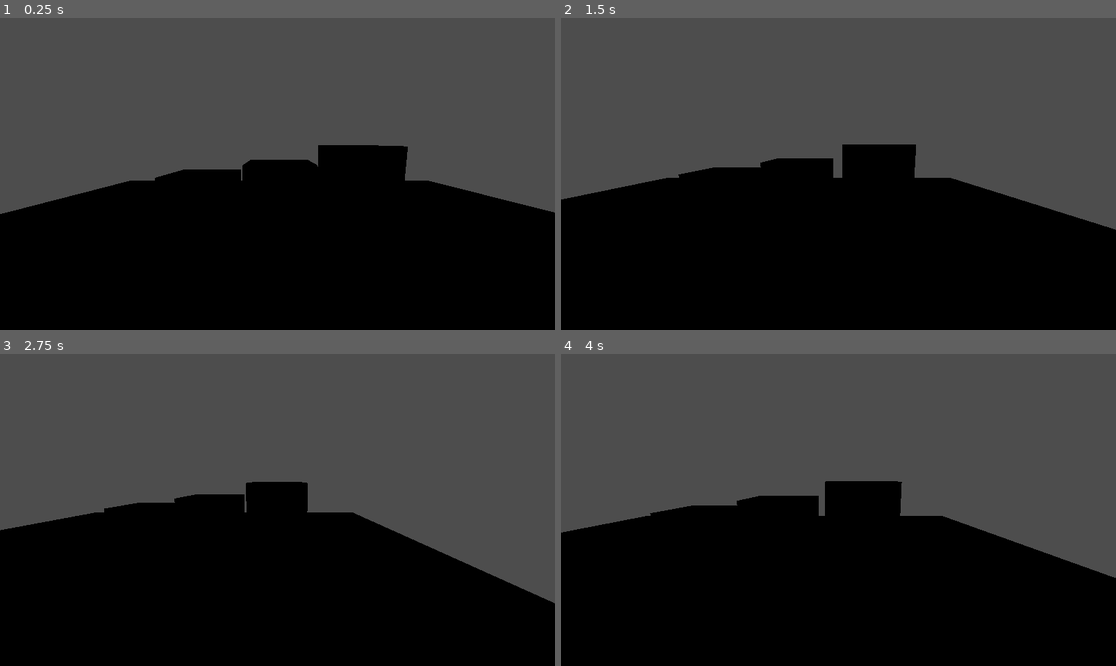
Above: before the commit, frames 1-4 (two rows, left to right).
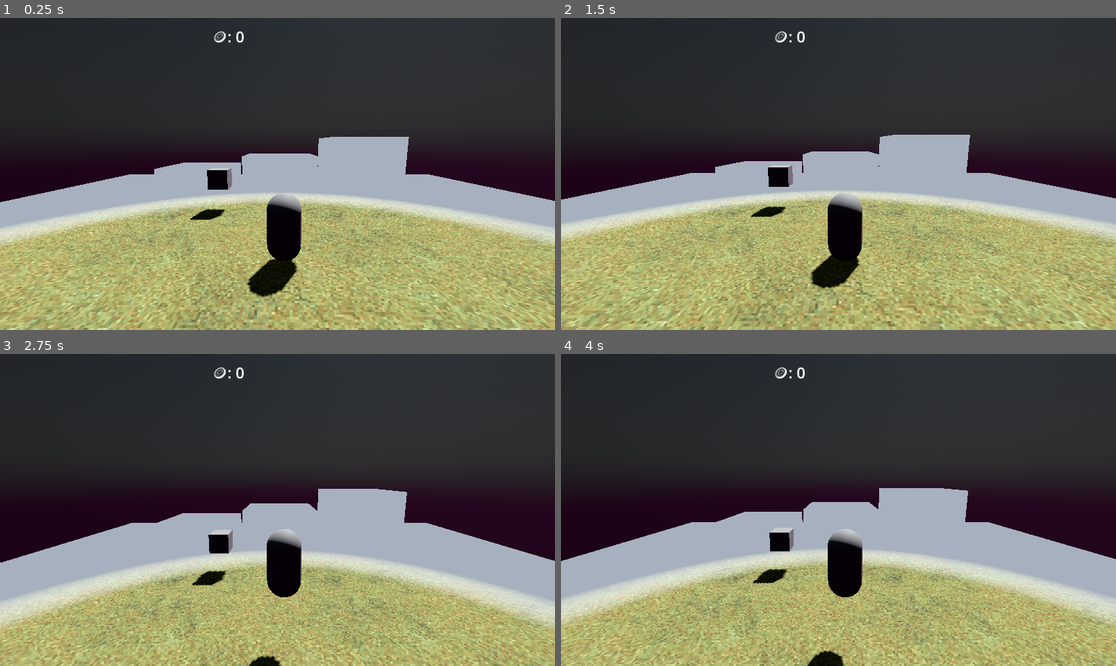
Above: after the commit, the same moments.

Repository: P3-J/jamjamjam
Game: Godot game, scene res://src/scenes/world.tscn
Same seed, same stepped clock (60 frames per second), same inputs: the game is played once before the commit and once after it.
Inputs (mouse positions are in pixels of both pictures, inside the frame that each line leads up to):
- Up to frame 1 (0.25 s): no input
- Up to frame 2 (1.5 s): tap Enter (ui_accept) at 0.5, 0.6 s; move the mouse to (960, 158) at 0.52 s; hold Right (ui_right) 0.53-1.28 s; click (960, 158) at 0.67 s; tap Space (jump, bound only after the commit) at 0.77, 0.8, 1.07, 1.35 s; move the mouse to (727, 189) at 1.27 s; hold Down (ui_down) from 1.28 s (still down)
- Up to frame 3 (2.75 s): tap Space (jump, bound only after the commit) at 1.52, 1.82, 2.3 s; tap Enter (ui_accept) at 1.55, 2.1 s; move the mouse to (333, 441) at 2.02 s; release Down (ui_down) at 2.03 s; hold Right (ui_right) from 2.03 s (still down)
- Up to frame 4 (4 s): move the mouse to (810, 572) at 2.77 s; release Right (ui_right) at 2.78 s; hold Up (ui_up) 2.78-3.53 s; tap Enter (ui_accept) at 2.85 s; click (810, 572) at 2.92 s; tap Space (jump, bound only after the commit) at 3.02, 3.32, 3.6, 3.77 s; move the mouse to (1005, 556) at 3.52 s; hold Left (ui_left) from 3.53 s (still down)

The runs differ from the first frame. In frame 1, 98% of the frame differs, in the area x 0-100%, y 0-100%; in frame 2, 98%; in frame 3, 99%; in frame 4, 98%.

Commit message:
signals, controller,

Diff:
--- a/project.godot
+++ b/project.godot
@@ -15,6 +15,10 @@
 config/features=PackedStringArray("4.3", "Forward Plus")
 config/icon="res://icon.svg"
 
+[autoload]
+
+Signalbus="*res://src/scripts/signalbus.gd"
+
 [editor_plugins]
 
 enabled=PackedStringArray("res://addons/qodot/plugin.cfg")
@@ -22,3 +26,31 @@
 [filesystem]
 
 import/blender/enabled=false
+
+[input]
+
+up={
+"deadzone": 0.5,
+"events": [Object(InputEventKey,"resource_local_to_scene":false,"resource_name":"","device":-1,"window_id":0,"alt_pressed":false,"shift_pressed":false,"ctrl_pressed":false,"meta_pressed":false,"pressed":false,"keycode":0,"physical_keycode":87,"key_label":0,"unicode":119,"location":0,"echo":false,"script":null)
+]
+}
+down={
+"deadzone": 0.5,
+"events": [Object(InputEventKey,"resource_local_to_scene":false,"resource_name":"","device":-1,"window_id":0,"alt_pressed":false,"shift_pressed":false,"ctrl_pressed":false,"meta_pressed":false,"pressed":false,"keycode":0,"physical_keycode":83,"key_label":0,"unicode":115,"location":0,"echo":false,"script":null)
+]
+}
+left={
+"deadzone": 0.5,
+"events": [Object(InputEventKey,"resource_local_to_scene":false,"resource_name":"","device":-1,"window_id":0,"alt_pressed":false,"shift_pressed":false,"ctrl_pressed":false,"meta_pressed":false,"pressed":false,"keycode":0,"physical_keycode":65,"key_label":0,"unicode":97,"location":0,"echo":false,"script":null)
+]
+}
+right={
+"deadzone": 0.5,
+"events": [Object(InputEventKey,"resource_local_to_scene":false,"resource_name":"","device":-1,"window_id":0,"alt_pressed":false,"shift_pressed":false,"ctrl_pressed":false,"meta_pressed":false,"pressed":false,"keycode":0,"physical_keycode":68,"key_label":0,"unicode":100,"location":0,"echo":false,"script":null)
+]
+}
+jump={
+"deadzone": 0.5,
+"events": [Object(InputEventKey,"resource_local_to_scene":false,"resource_name":"","device":-1,"window_id":0,"alt_pressed":false,"shift_pressed":false,"ctrl_pressed":false,"meta_pressed":false,"pressed":false,"keycode":0,"physical_keycode":32,"key_label":0,"unicode":32,"location":0,"echo":false,"script":null)
+]
+}
--- /dev/null
+++ b/src/scenes/coin.tscn
@@ -0,0 +1,20 @@
+[gd_scene load_steps=4 format=3 uid="uid://bgs46evorsb8f"]
+
+[ext_resource type="Script" path="res://src/scripts/coin.gd" id="1_xlks8"]
+
+[sub_resource type="BoxShape3D" id="BoxShape3D_v8ywd"]
+
+[sub_resource type="BoxMesh" id="BoxMesh_xnw2e"]
+
+[node name="coin" type="Area3D"]
+script = ExtResource("1_xlks8")
+
+[node name="coinshape" type="CollisionShape3D" parent="."]
+transform = Transform3D(1, 0, 0, 0, 1, 0, 0, 0, 1, -3.22042, 2.7029, 2.43796)
+shape = SubResource("BoxShape3D_v8ywd")
+
+[node name="coinbody" type="MeshInstance3D" parent="coinshape"]
+mesh = SubResource("BoxMesh_xnw2e")
+skeleton = NodePath("../..")
+
+[connection signal="body_entered" from="." to="." method="_on_body_entered"]
--- a/src/scenes/player.tscn
+++ b/src/scenes/player.tscn
@@ -15,3 +15,20 @@
 
 [node name="playershape" type="CollisionShape3D" parent="."]
 shape = SubResource("CapsuleShape3D_oqcdt")
+
+[node name="ui" type="Control" parent="."]
+layout_mode = 3
+anchors_preset = 15
+anchor_right = 1.0
+anchor_bottom = 1.0
+grow_horizontal = 2
+grow_vertical = 2
+
+[node name="coin_display" type="RichTextLabel" parent="ui"]
+layout_mode = 0
+offset_left = 440.0
+offset_top = 16.0
+offset_right = 623.0
+offset_bottom = 92.0
+theme_override_font_sizes/normal_font_size = 32
+text = "🪙: 0"
--- a/src/scenes/world.tscn
+++ b/src/scenes/world.tscn
@@ -1,5 +1,6 @@
-[gd_scene load_steps=35 format=4 uid="uid://bkoasxvpq0gjv"]
+[gd_scene load_steps=40 format=4 uid="uid://bkoasxvpq0gjv"]
 
+[ext_resource type="Script" path="res://src/scripts/world.gd" id="1_6y0s3"]
 [ext_resource type="Script" path="res://addons/qodot/src/nodes/qodot_map.gd" id="1_grcaj"]
 [ext_resource type="Resource" uid="uid://dgm276g7bw8q5" path="res://addons/qodot/game_definitions/fgd/base_classes/target_base_class.tres" id="2_60xna"]
 [ext_resource type="Resource" uid="uid://ccdjpf5j25aua" path="res://addons/qodot/game_definitions/fgd/base_classes/targetname_base_class.tres" id="3_ugn0r"]
@@ -23,6 +24,25 @@
 [ext_resource type="Resource" uid="uid://b70dbh5v15xno" path="res://addons/qodot/game_definitions/fgd/solid_classes/trigger_solid_class.tres" id="17_wrigs"]
 [ext_resource type="Resource" uid="uid://bu2f3lupsjhfp" path="res://addons/qodot/game_definitions/fgd/solid_classes/wall_solid_class.tres" id="18_k3be8"]
 [ext_resource type="Script" path="res://addons/qodot/src/resources/game-definitions/fgd/qodot_fgd_file.gd" id="19_a8skn"]
+[ext_resource type="PackedScene" uid="uid://bgs46evorsb8f" path="res://src/scenes/coin.tscn" id="25_dfcbn"]
+
+[sub_resource type="PhysicalSkyMaterial" id="PhysicalSkyMaterial_wyncn"]
+ground_color = Color(0.754641, 0.10502, 0.526505, 1)
+
+[sub_resource type="Sky" id="Sky_vh7un"]
+sky_material = SubResource("PhysicalSkyMaterial_wyncn")
+
+[sub_resource type="Environment" id="Environment_tii4r"]
+background_mode = 2
+sky = SubResource("Sky_vh7un")
+tonemap_mode = 2
+sdfgi_enabled = true
+glow_enabled = true
+fog_enabled = true
+fog_mode = 1
+fog_density = 1.0
+fog_depth_begin = 12.0
+fog_depth_end = 15.0
 
 [sub_resource type="Resource" id="Resource_5kpi8"]
 script = ExtResource("19_a8skn")
@@ -103,6 +123,10 @@
 points = PackedVector3Array(-10, 2.5, -8, -10, 1, -8, -4, 1, -8, -4, 2.5, -8, -10, 2.5, -3, -10, 1, -3, -4, 1, -3, -4, 2.5, -3)
 
 [node name="world" type="Node3D"]
+script = ExtResource("1_6y0s3")
+
+[node name="env" type="WorldEnvironment" parent="."]
+environment = SubResource("Environment_tii4r")
 
 [node name="map" type="Node3D" parent="."]
 
@@ -133,6 +157,10 @@
 [node name="entity_0_brush_3_collision_shape" type="CollisionShape3D" parent="map/QodotMap/entity_0_worldspawn"]
 shape = SubResource("ConvexPolygonShape3D_qfxt4")
 
+[node name="DirectionalLight3D" type="DirectionalLight3D" parent="map"]
+transform = Transform3D(-0.866023, -0.433016, 0.250001, 0, 0.499998, 0.866027, -0.500003, 0.749999, -0.43301, 0, 0, 0)
+shadow_enabled = true
+
 [node name="controllableCharacters" type="Node3D" parent="."]
 
 [node name="player" parent="controllableCharacters" instance=ExtResource("7_uv7ra")]
@@ -140,3 +168,7 @@
 
 [node name="Camera3D" type="Camera3D" parent="controllableCharacters/player"]
 transform = Transform3D(1, 0, 0, 0, 0.98837, 0.152072, 0, -0.152072, 0.98837, -0.192641, 2.41192, 5.59522)
+
+[node name="pickups" type="Node3D" parent="."]
+
+[node name="coin" parent="pickups" instance=ExtResource("25_dfcbn")]
--- /dev/null
+++ b/src/scripts/coin.gd
@@ -0,0 +1,6 @@
+extends Area3D
+
+func _on_body_entered(body: Node3D) -> void:
+	if (body is CharacterBody3D):
+		Signalbus.emit_signal("picked_up_coin", 1)
+		self.queue_free()
--- a/src/scripts/player.gd
+++ b/src/scripts/player.gd
@@ -1,24 +1,55 @@
 extends CharacterBody3D
 
 
-const SPEED = 5.0
-const JUMP_VELOCITY = 5.5
+var speed = 5.0
+var jump_speed = 10.0
+var gravity = -30.0
+var max_fall_speed = -60.0
+var coins: int = 0
 
 
+@onready var coin_display: RichTextLabel = get_node("ui/coin_display")
+
+func _ready() -> void:
+	Signalbus.picked_up_coin.connect(picked_up_coin)
+
 func _physics_process(delta: float) -> void:
+
+	var direction := Vector3()
+
+	if Input.is_action_pressed("up"):
+		direction.z -= 1
+	if Input.is_action_pressed("down"):
+		direction.z += 1
+	if Input.is_action_pressed("left"):
+		direction.x -= 1
+	if Input.is_action_pressed("right"):
+		direction.x += 1
+
+	direction = direction.normalized()
+	velocity.x = direction.x * speed
+	velocity.z = direction.z * speed
+
+	if Input.is_action_just_pressed("jump") and is_on_floor():
+		velocity.y = jump_speed
+
 	if not is_on_floor():
-		velocity += get_gravity() * delta
-
-	if Input.is_action_just_pressed("ui_accept") and is_on_floor():
-		velocity.y = JUMP_VELOCITY
-
-	var input_dir := Input.get_vector("ui_left", "ui_right", "ui_up", "ui_down")
-	var direction := (transform.basis * Vector3(input_dir.x, 0, input_dir.y)).normalized()
-	if direction:
-		velocity.x = direction.x * SPEED
-		velocity.z = direction.z * SPEED
-	else:
-		velocity.x = move_toward(velocity.x, 0, SPEED)
-		velocity.z = move_toward(velocity.z, 0, SPEED)
+		velocity.y += gravity * delta
+		# clamp velocity independent of gravity
+		if velocity.y < max_fall_speed:
+			velocity.y = max_fall_speed
 
 	move_and_slide()
+
+	if is_on_floor() and velocity.y < 0:
+		velocity.y = 0
+
+
+
+
+func picked_up_coin(value: int) -> void:
+	coins += value
+	update_player_ui()
+
+func update_player_ui():
+	coin_display.text = "🪙:" + str(coins)
--- /dev/null
+++ b/src/scripts/signalbus.gd
@@ -0,0 +1,6 @@
+extends Node
+
+
+signal test_signal(text: String)
+
+signal picked_up_coin(value: int)
--- /dev/null
+++ b/src/scripts/world.gd
@@ -0,0 +1,14 @@
+extends Node3D
+@export var player: CharacterBody3D
+
+
+
+func _ready() -> void:
+	Signalbus.test_signal.connect(_on_signal_test)
+
+	# instant signalbus access
+	Signalbus.emit_signal("test_signal", "test")
+
+
+func _on_signal_test(text: String):
+	print(text)
